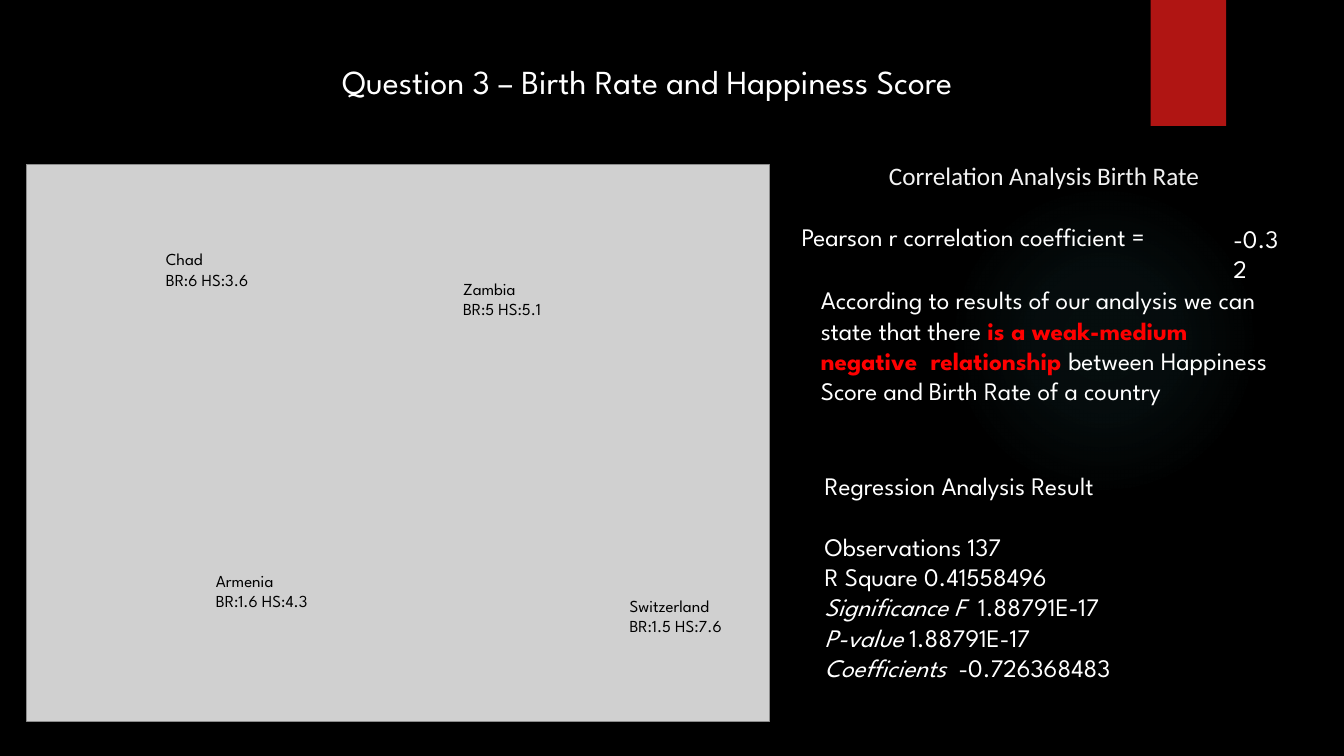
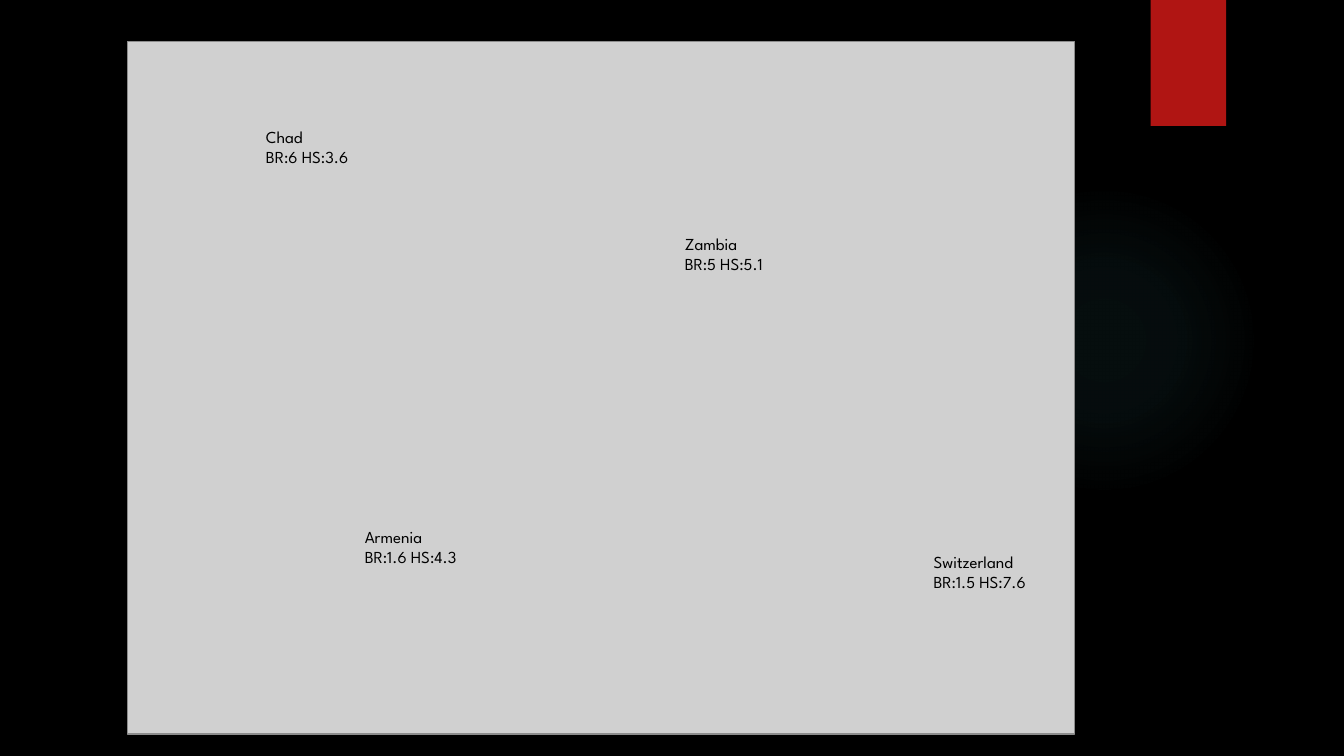
Before and after one commit to sinancengiz/World_Happiness, a slide deck: slide 3 of Project_1_Team_7_Presentation.pptx (slide 8 before the commit). Drawn at 1344x756 pixels with LibreOffice and Linux fonts; fonts in the diff are those of the drawing; grey boxes stand for pictures; background and template pictures are left out. Boxes give left, top, right and bottom in pixels: in the first picture for what was removed or moved away, otherwise in the second. Text is boxed around its words. In the diff, an @@ line names an element or a change of style, - is before the commit and + after.

```diff
--- a/Project_1_Team_7_Presentation.pptx
+++ b/Project_1_Team_7_Presentation.pptx
@@ picture: place and size @@
-picture at <box>27,165,770,723</box>
+picture at <box>127,41,1075,734</box>
@@ text removed at <box>342,71,952,101</box> @@
-Question 3 – Birth Rate and Happiness Score
@@ text "Chad": place and size @@
-text "Chad" at <box>166,253,249,286</box>
+text "Chad" at <box>266,131,349,163</box>
@@ text removed at <box>889,167,1199,189</box> @@
-Correlation Analysis Birth Rate
@@ text "Zambia": place and size @@
-text "Zambia" at <box>463,283,541,315</box>
+text "Zambia" at <box>685,238,763,270</box>
@@ text removed at <box>802,228,1126,247</box> @@
-Pearson r correlation coefficient =
@@ text removed at <box>1233,231,1278,249</box> @@
--0.32
@@ text removed at <box>821,291,1267,406</box> @@
-According to results of our analysis we can state that there is a weak-medium negative relationship between Happiness Score and Birth Rate of a country
@@ text removed at <box>825,477,1111,678</box> @@
-Regression Analysis Result
-Observations 137
-R Square 0.41558496
-Significance F 1.88791E-17
-P-value 1.88791E-17
-Coefficients -0.726368483
@@ text "Armenia": place and size @@
-text "Armenia" at <box>216,576,308,607</box>
+text "Armenia" at <box>365,532,457,563</box>
@@ text "Switzerland": place and size @@
-text "Switzerland" at <box>630,600,722,632</box>
+text "Switzerland" at <box>934,556,1026,588</box>
```
Also in this commit, not shown: 1 other slide changed, 5 slides removed, 10 other files.
